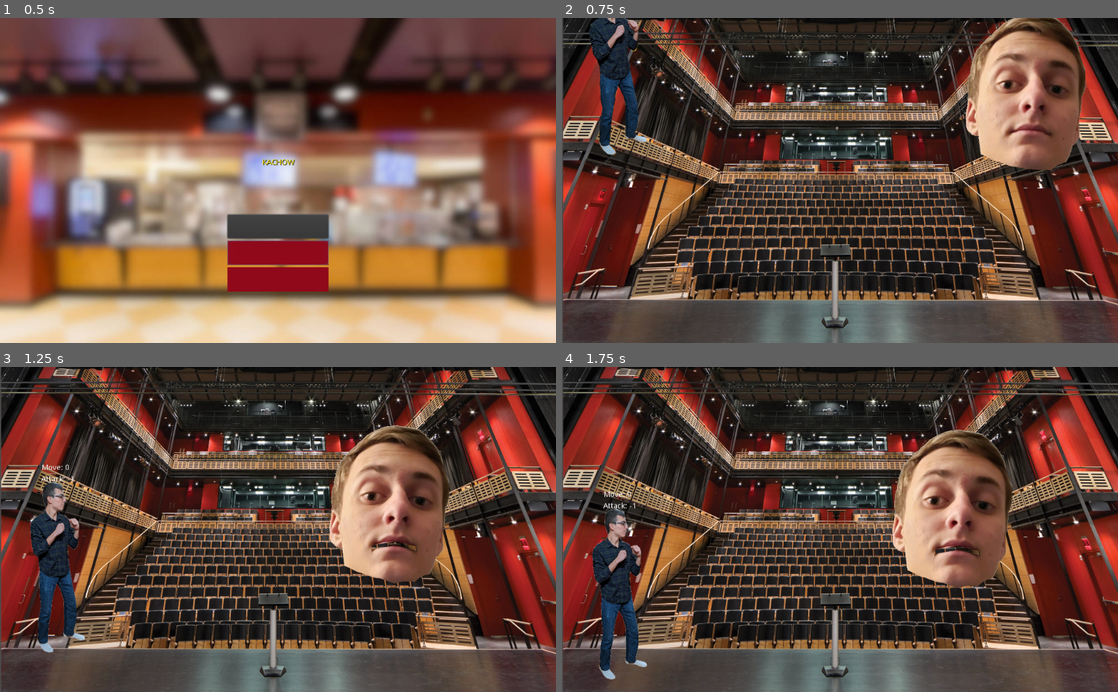
Above: before the commit, frames 1-4 (two rows, left to right).
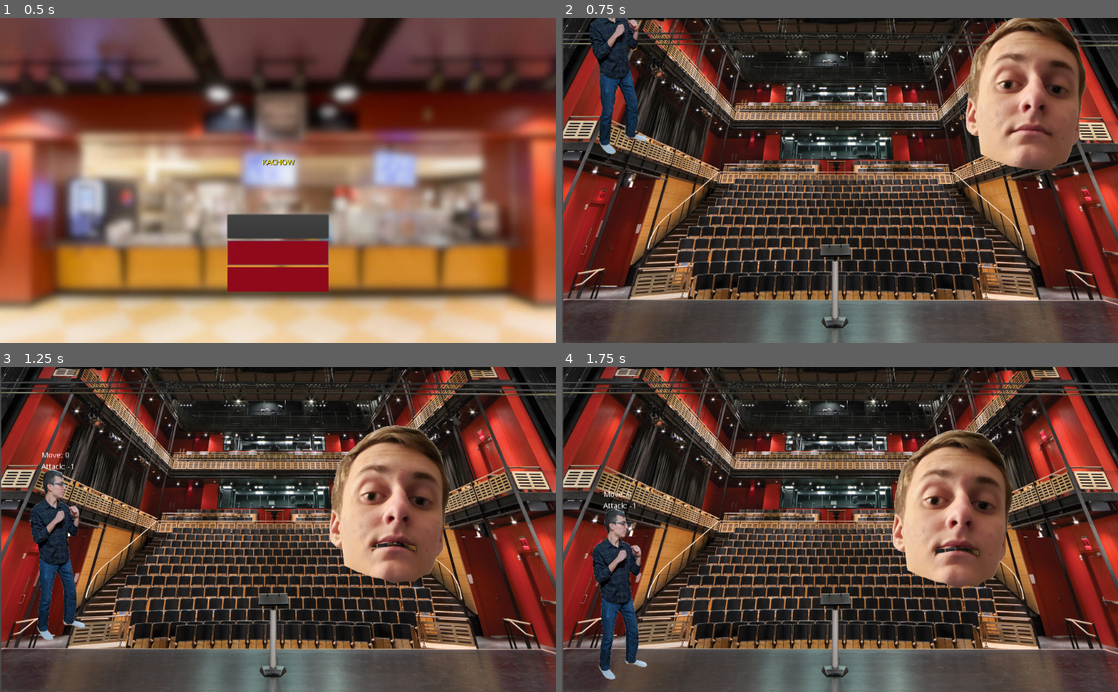
Above: after the commit, the same moments.

Repository: Apexal/wrathskeller
Game: Godot game, scene res://src/scenes/menu/Menu.tscn
Same seed, same stepped clock (60 frames per second), same inputs: the game is played once before the commit and once after it.
Inputs (mouse positions are in pixels of both pictures, inside the frame that each line leads up to):
- Up to frame 1 (0.5 s): no input
- Up to frame 2 (0.75 s): click "Training" at 0.5 s
- Up to frame 3 (1.25 s): no input
- Up to frame 4 (1.75 s): move the mouse to (962, 513) at 1.27 s

Frame 1 is identical in both runs. In frame 2, 0.3% of the frame differs, in the area x 4-16%, y 0-43%; in frame 3, 2.2%, in the area x 5-16%, y 26-88%; in frame 4, less than 0.1%.

Commit message:
Fix gravity

Diff:
--- a/src/actors/actor.gd
+++ b/src/actors/actor.gd
@@ -69,5 +69,5 @@
 	"""
 
 	_face_target(delta)
-	_velocity.y += gravity * delta
+	_velocity.y += gravity
 	move_and_slide(_velocity, FLOOR_NORMAL)
--- a/src/actors/players/frank/Frank.tscn
+++ b/src/actors/players/frank/Frank.tscn
@@ -251,6 +251,7 @@
 position = Vector2( 100, 394 )
 scale = Vector2( 1, 1.01104 )
 script = ExtResource( 2 )
+gravity = 20.0
 
 [node name="AnimationPlayer" type="AnimationPlayer" parent="."]
 anims/LightPunch = SubResource( 76 )
--- a/src/actors/players/player.gd
+++ b/src/actors/players/player.gd
@@ -86,13 +86,13 @@
 			_velocity.x = 0.0
 			_current_move_state = MOVE_STATE.IDLING
 
-func _determine_animation() -> void:
+func _determine_animation(move_state: int, attack_index: int) -> void:
 	"""Based on the previous state and current state, travel to the proper animation state."""
-	if _current_attack_index != NO_ATTACK:
-		state_machine.travel(_attacks[_current_attack_index].animation_name)
-	elif _current_move_state == MOVE_STATE.IDLING or _current_move_state == MOVE_STATE.WALKING:
+	if attack_index != NO_ATTACK:
+		state_machine.travel(_attacks[attack_index].animation_name)
+	elif move_state == MOVE_STATE.IDLING or move_state == MOVE_STATE.WALKING:
 		state_machine.travel("idle")
-	elif _current_move_state == MOVE_STATE.CROUCHING:
+	elif move_state == MOVE_STATE.CROUCHING:
 		state_machine.travel("crouch")
 
 func _process(delta: float) -> void:
@@ -100,7 +100,7 @@
 
 	_determine_attack()
 	_determine_movement(input_direction)
-	_determine_animation()
+	_determine_animation(_current_move_state, _current_attack_index)
 
 	$State.text = "Move: " + String(_current_move_state)
 	$Attack.text = "Attack: " + String(_current_attack_index)
--- a/src/scenes/training/TrainingLevel.gd
+++ b/src/scenes/training/TrainingLevel.gd
@@ -5,10 +5,11 @@
 
 func _ready():
 	var player1: Actor = Player1.instance()
-	add_child(player1)
 	player1.name = "Frank"
 	player1.player_number = 1
 	player1.position = $Player1StartPos.position
+	player1.target_to_face = $FloatingAaronHead
+	add_child(player1)
 
 #	var player2: Actor = Player2.instance()
 #	add_child(player2)
